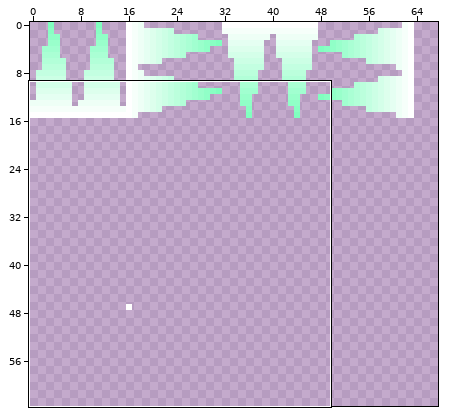
Pixel-art file -- WrongFolder/WrongTile.aseprite. The first picture is a wide view before the edit; the outline marks the close-up.
Close-up. Earlier state:
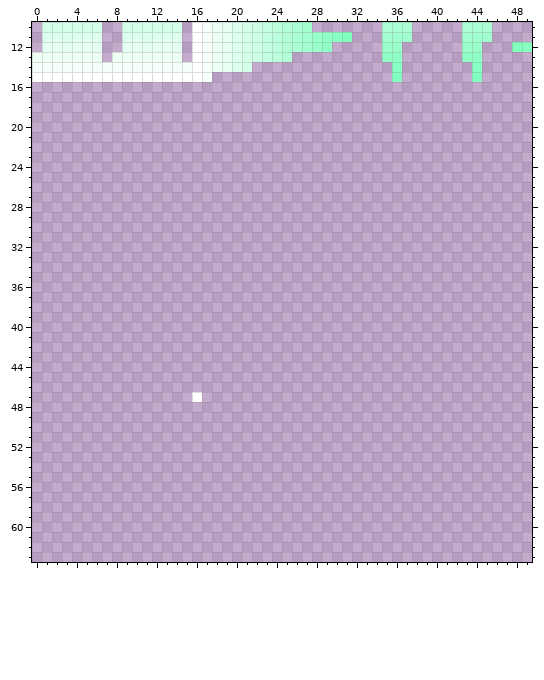
192x64 pixels, 1 frame. Shown: x 0..49, y 10..63. The wide view leaves out empty margins.
After the commit:
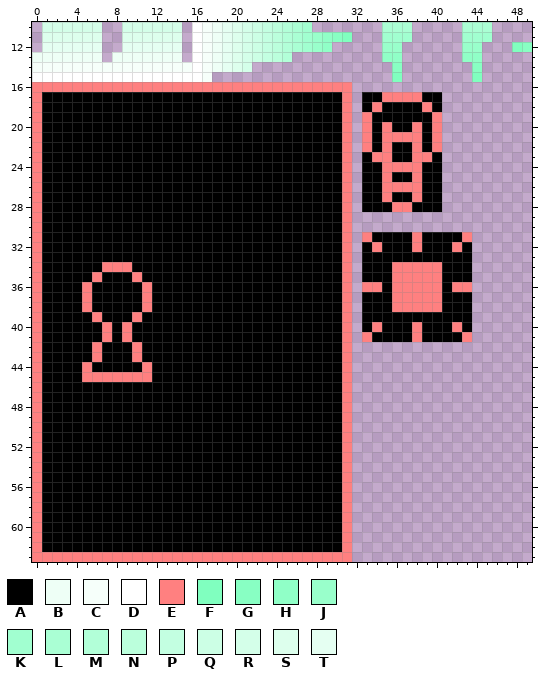
Palette (. is transparent): A #000000  B #eefff6  C #f6fffa  D #ffffff  E #ff8080  F #80ffbf  G #88ffc3  H #90ffc7  J #99ffcb  K #a1ffd0  L #aaffd4  M #b2ffd8  N #bbffdc  P #c3ffe1  Q #ccffe5  R #d4ffe9  S #ddffed  T #e5fff2
Edits made:
--- layer "Layer 4"
@@ x 0..49 @@
 15 DDDDDDDDDDDDDDDDDC..................F.......F.....
-16 ..................................................
-17 ..................................................
-18 ..................................................
-19 ..................................................
-20 ..................................................
-21 ..................................................
-22 ..................................................
-23 ..................................................
-24 ..................................................
-25 ..................................................
-26 ..................................................
-27 ..................................................
-28 ..................................................
-29 ..................................................
-30 ..................................................
-31 ..................................................
-32 ..................................................
-33 ..................................................
-34 ..................................................
-35 ..................................................
-36 ..................................................
-37 ..................................................
-38 ..................................................
-39 ..................................................
-40 ..................................................
-41 ..................................................
-42 ..................................................
-43 ..................................................
-44 ..................................................
-45 ..................................................
-46 ..................................................
-47 ................D.................................
-48 ..................................................
-49 ..................................................
-50 ..................................................
-51 ..................................................
-52 ..................................................
-53 ..................................................
-54 ..................................................
-55 ..................................................
-56 ..................................................
-57 ..................................................
-58 ..................................................
-59 ..................................................
-60 ..................................................
-61 ..................................................
-62 ..................................................
-63 ..................................................
+16 EEEEEEEEEEEEEEEEEEEEEEEEEEEEEEEE..................
+17 EAAAAAAAAAAAAAAAAAAAAAAAAAAAAAAE.AAEEEEAA.........
+18 EAAAAAAAAAAAAAAAAAAAAAAAAAAAAAAE.AEAAAAEA.........
+19 EAAAAAAAAAAAAAAAAAAAAAAAAAAAAAAE.EAAAAAAE.........
+20 EAAAAAAAAAAAAAAAAAAAAAAAAAAAAAAE.EAEAAEAE.........
+21 EAAAAAAAAAAAAAAAAAAAAAAAAAAAAAAE.EAEEEEAE.........
+22 EAAAAAAAAAAAAAAAAAAAAAAAAAAAAAAE.EAEAAEAE.........
+23 EAAAAAAAAAAAAAAAAAAAAAAAAAAAAAAE.AEEAAEEA.........
+24 EAAAAAAAAAAAAAAAAAAAAAAAAAAAAAAE.AAEEEEAA.........
+25 EAAAAAAAAAAAAAAAAAAAAAAAAAAAAAAE.AAEAAEAA.........
+26 EAAAAAAAAAAAAAAAAAAAAAAAAAAAAAAE.AAEEEEAA.........
+27 EAAAAAAAAAAAAAAAAAAAAAAAAAAAAAAE.AAEAAEAA.........
+28 EAAAAAAAAAAAAAAAAAAAAAAAAAAAAAAE.AAAEEAAA.........
+29 EAAAAAAAAAAAAAAAAAAAAAAAAAAAAAAE..................
+30 EAAAAAAAAAAAAAAAAAAAAAAAAAAAAAAE..................
+31 EAAAAAAAAAAAAAAAAAAAAAAAAAAAAAAE.EAAAAEAAAAE......
+32 EAAAAAAAAAAAAAAAAAAAAAAAAAAAAAAE.AEAAAEAAAEA......
+33 EAAAAAAAAAAAAAAAAAAAAAAAAAAAAAAE.AAAAAAAAAAA......
+34 EAAAAAAEEEAAAAAAAAAAAAAAAAAAAAAE.AAAEEEEEAAA......
+35 EAAAAAEAAAEAAAAAAAAAAAAAAAAAAAAE.AAAEEEEEAAA......
+36 EAAAAEAAAAAEAAAAAAAAAAAAAAAAAAAE.EEAEEEEEAEE......
+37 EAAAAEAAAAAEAAAAAAAAAAAAAAAAAAAE.AAAEEEEEAAA......
+38 EAAAAEAAAAAEAAAAAAAAAAAAAAAAAAAE.AAAEEEEEAAA......
+39 EAAAAAEAAAEAAAAAAAAAAAAAAAAAAAAE.AAAAAAAAAAA......
+40 EAAAAAAEAEAAAAAAAAAAAAAAAAAAAAAE.AEAAAEAAAEA......
+41 EAAAAAAEAEAAAAAAAAAAAAAAAAAAAAAE.EAAAAEAAAAE......
+42 EAAAAAEAAAEAAAAAAAAAAAAAAAAAAAAE..................
+43 EAAAAAEAAAEAAAAAAAAAAAAAAAAAAAAE..................
+44 EAAAAEAAAAAEAAAAAAAAAAAAAAAAAAAE..................
+45 EAAAAEEEEEEEAAAAAAAAAAAAAAAAAAAE..................
+46 EAAAAAAAAAAAAAAAAAAAAAAAAAAAAAAE..................
+47 EAAAAAAAAAAAAAAAAAAAAAAAAAAAAAAE..................
+48 EAAAAAAAAAAAAAAAAAAAAAAAAAAAAAAE..................
+49 EAAAAAAAAAAAAAAAAAAAAAAAAAAAAAAE..................
+50 EAAAAAAAAAAAAAAAAAAAAAAAAAAAAAAE..................
+51 EAAAAAAAAAAAAAAAAAAAAAAAAAAAAAAE..................
+52 EAAAAAAAAAAAAAAAAAAAAAAAAAAAAAAE..................
+53 EAAAAAAAAAAAAAAAAAAAAAAAAAAAAAAE..................
+54 EAAAAAAAAAAAAAAAAAAAAAAAAAAAAAAE..................
+55 EAAAAAAAAAAAAAAAAAAAAAAAAAAAAAAE..................
+56 EAAAAAAAAAAAAAAAAAAAAAAAAAAAAAAE..................
+57 EAAAAAAAAAAAAAAAAAAAAAAAAAAAAAAE..................
+58 EAAAAAAAAAAAAAAAAAAAAAAAAAAAAAAE..................
+59 EAAAAAAAAAAAAAAAAAAAAAAAAAAAAAAE..................
+60 EAAAAAAAAAAAAAAAAAAAAAAAAAAAAAAE..................
+61 EAAAAAAAAAAAAAAAAAAAAAAAAAAAAAAE..................
+62 EAAAAAAAAAAAAAAAAAAAAAAAAAAAAAAE..................
+63 EEEEEEEEEEEEEEEEEEEEEEEEEEEEEEEE..................
